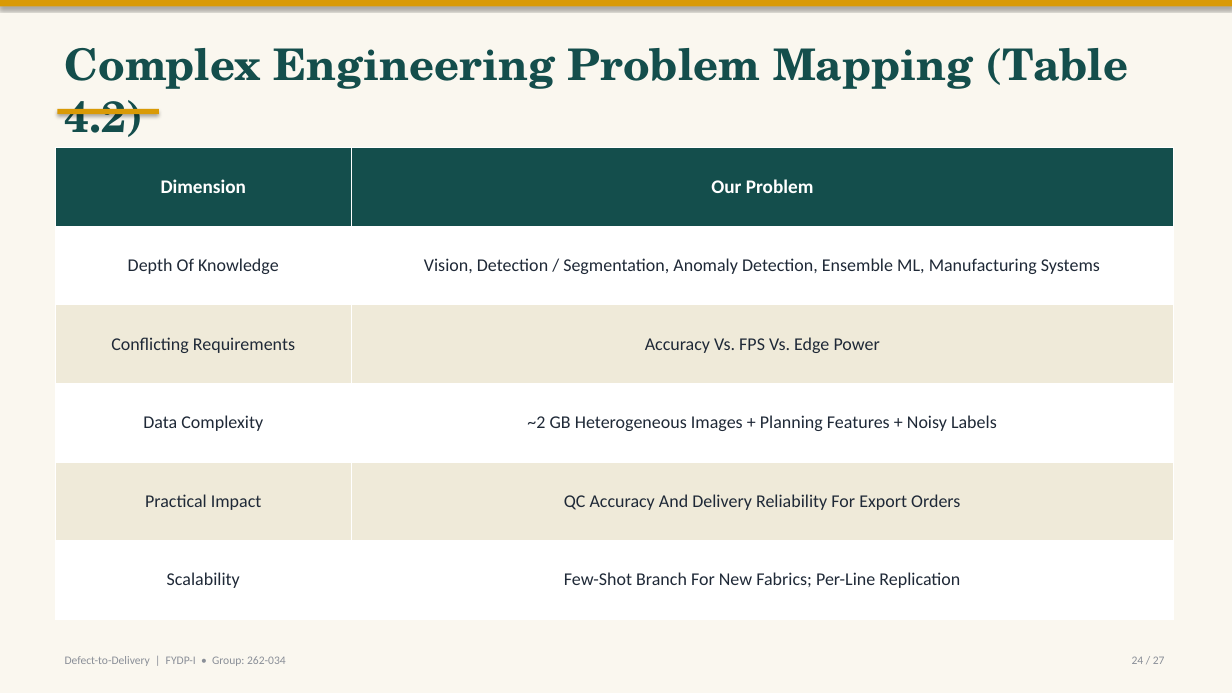
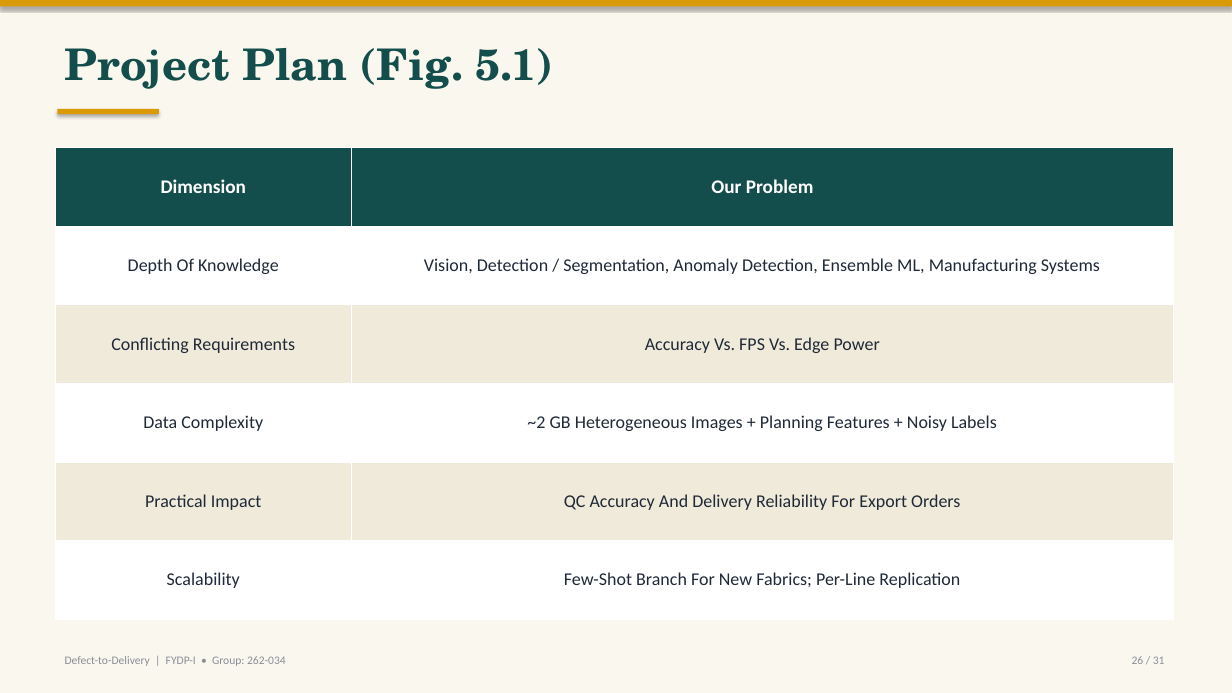
Before and after one commit to labib-ux/FYDP, a slide deck: slide 26 of slides/FYDP-I_Defect-to-Delivery.pptx (slide 24 before the commit). Drawn at 1232x693 pixels with LibreOffice and Linux fonts; fonts in the diff are those of the drawing. Boxes give left, top, right and bottom in pixels: in the first picture for what was removed or moved away, otherwise in the second. Text is boxed around its words. In the diff, an @@ line names an element or a change of style, - is before the commit and + after.

```diff
--- a/slides/FYDP-I_Defect-to-Delivery.pptx
+++ b/slides/FYDP-I_Defect-to-Delivery.pptx
@@ text at <box>65,48,554,89</box>: text changed @@
-Complex Engineering Problem Mapping (Table 4.2)
+Project Plan (Fig. 5.1)
@@ text at <box>1132,656,1165,664</box>: text changed @@
-24 / 27
+26 / 31
```
Also in this commit, not shown: 26 other slides changed, 2 slides added.
